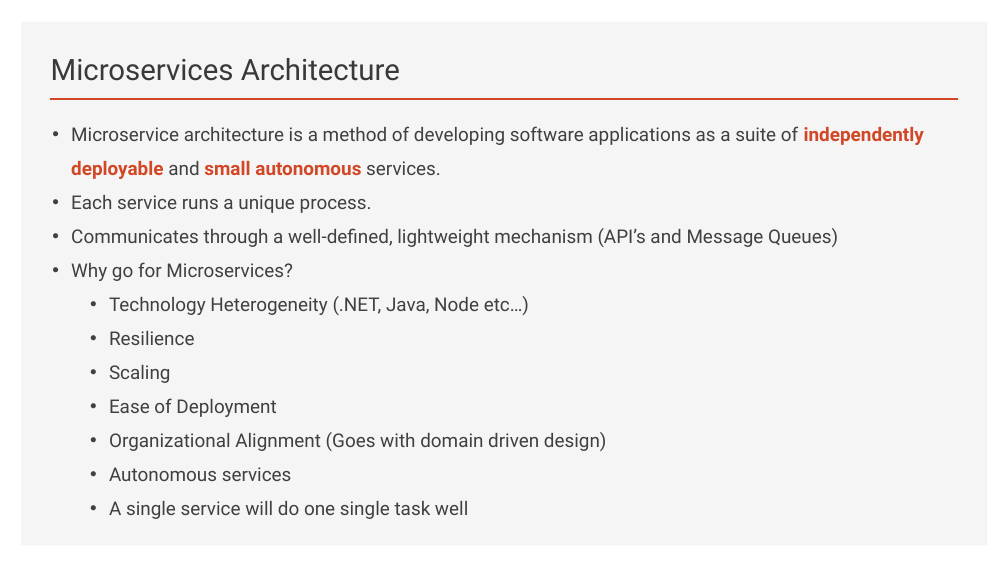
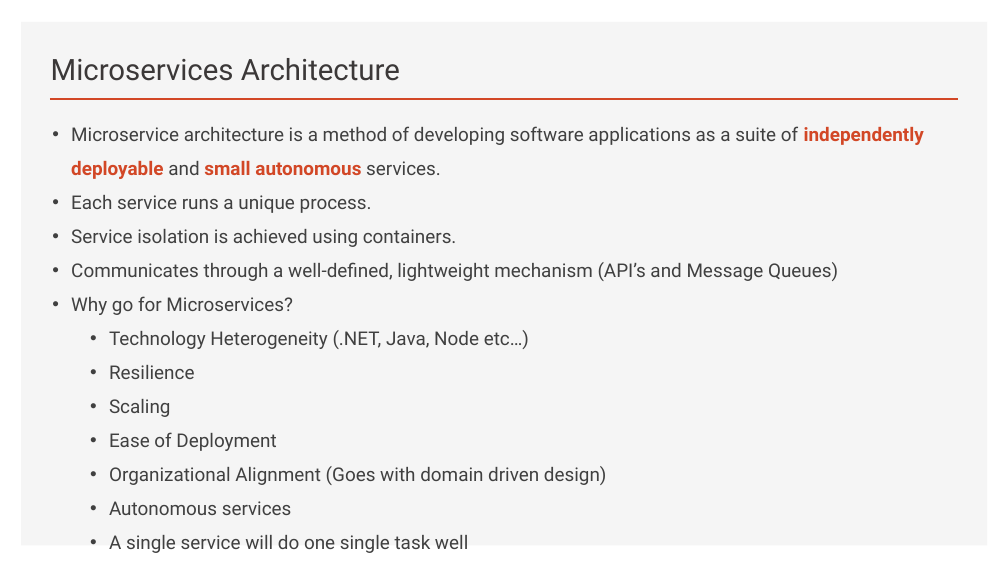
Before and after one commit to brianperera/EasyMaintain, a slide deck: slide 5 of Documents/MicroServices.pptx. Drawn at 1008x567 pixels with LibreOffice and Linux fonts; fonts in the diff are those of the drawing. Boxes give left, top, right and bottom in pixels: in the first picture for what was removed or moved away, otherwise in the second. Text is boxed around its words. In the diff, an @@ line names an element or a change of style, - is before the commit and + after.

```diff
--- a/Documents/MicroServices.pptx
+++ b/Documents/MicroServices.pptx
@@ text at (71, 229, 457, 247): paragraph added @@
+• Service isolation is achieved using containers.
```
Also in this commit, not shown: 6 other slides changed, 1 slide added.
